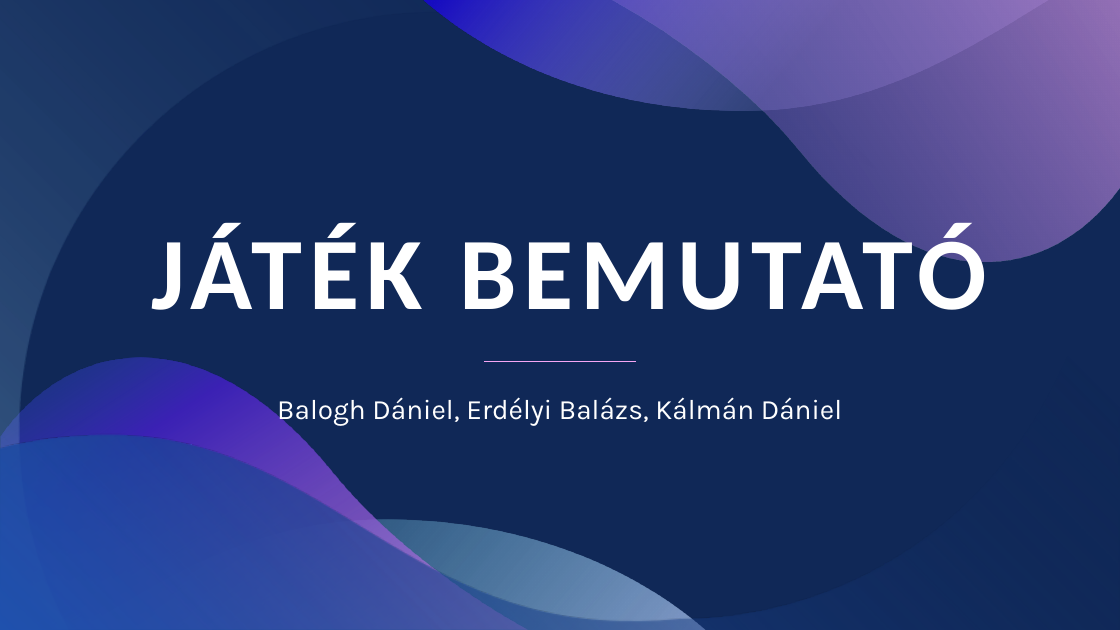
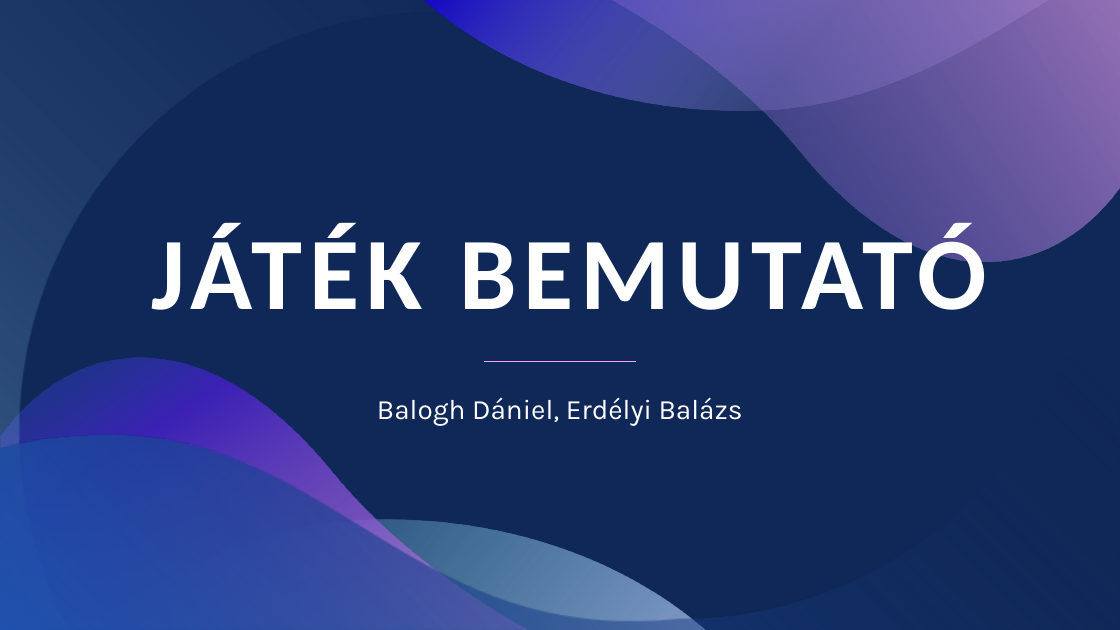
Before and after one commit to baloghdaniel654/11_SZFT3_BaloghDaniel_ErdelyiBalazs_KalmanDaniel_projekt3, a slide deck: slide 1 of IKT_jatek_bemutato.pptx. Drawn at 1120x630 pixels with LibreOffice and Linux fonts; fonts in the diff are those of the drawing. Boxes give left, top, right and bottom in pixels: in the first picture for what was removed or moved away, otherwise in the second. Text is boxed around its words. In the diff, an @@ line names an element or a change of style, - is before the commit and + after.

```diff
--- a/IKT_jatek_bemutato.pptx
+++ b/IKT_jatek_bemutato.pptx
@@ subtitle at [377,397,743,426]: text changed @@
-Balogh Dániel, Erdélyi Balázs, Kálmán Dániel
+Balogh Dániel, Erdélyi Balázs
```
Also in this commit, not shown: 8 other slides changed, 2 slides removed.
